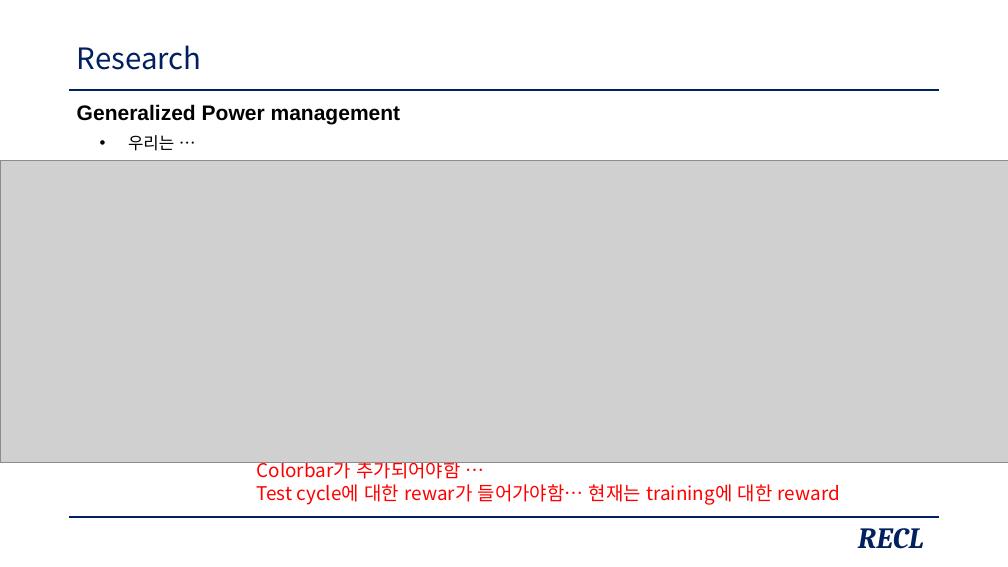
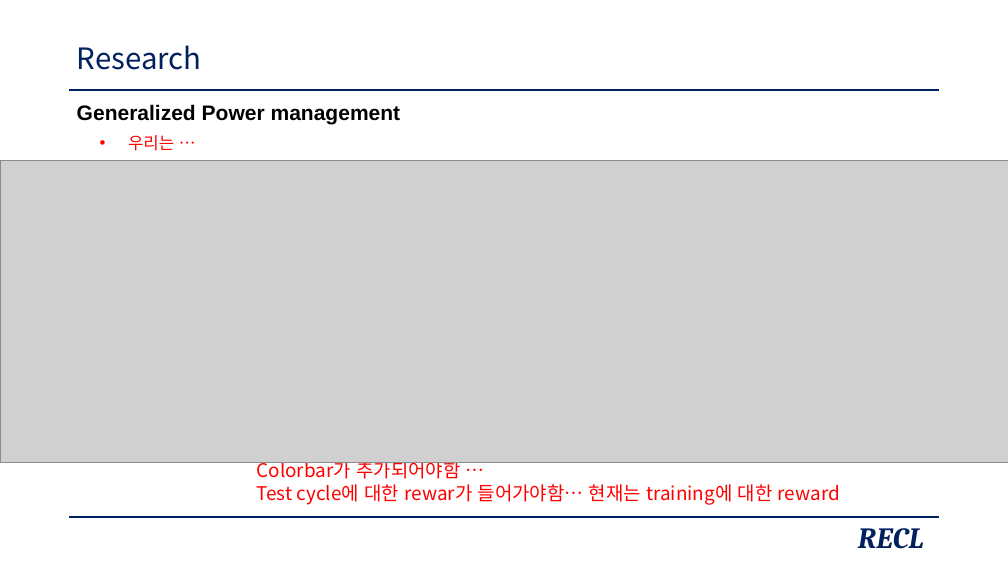
Before and after one commit to zidane89/experiment, a slide deck: slide 20 of 발표자료_초안.pptx. Drawn at 1008x567 pixels with LibreOffice and Linux fonts; fonts in the diff are those of the drawing; grey boxes stand for pictures. Boxes give left, top, right and bottom in pixels: in the first picture for what was removed or moved away, otherwise in the second. Text is boxed around its words. In the diff, an @@ line names an element or a change of style, - is before the commit and + after.

```diff
--- a/발표자료_초안.pptx
+++ b/발표자료_초안.pptx
@@ text "우리는 …" at bbox=[128, 135, 174, 151]: text colour #000000 to #FF0000 @@
```
Also in this commit, not shown: 1 other slide changed, 3 slides added.
